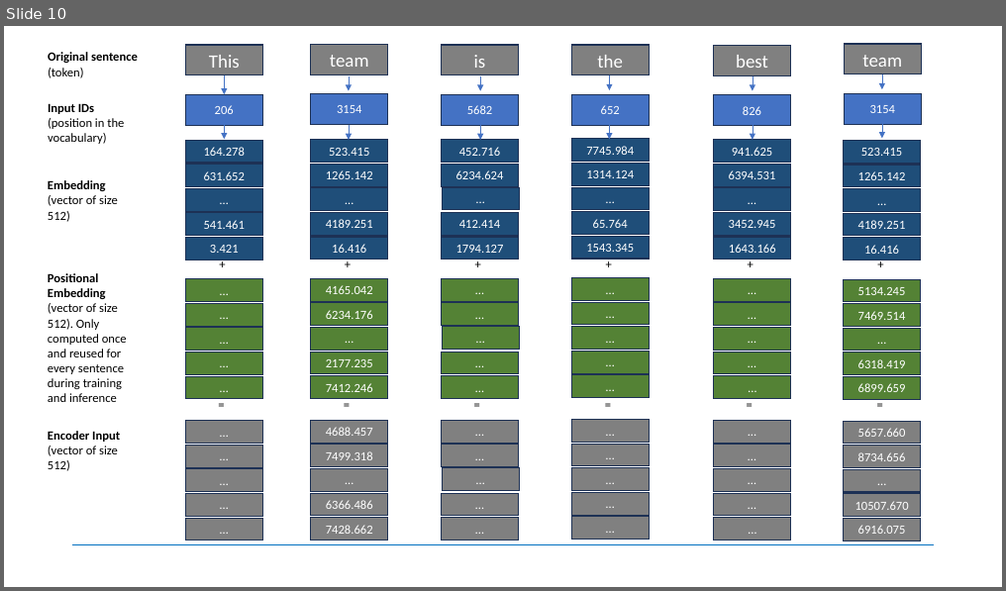
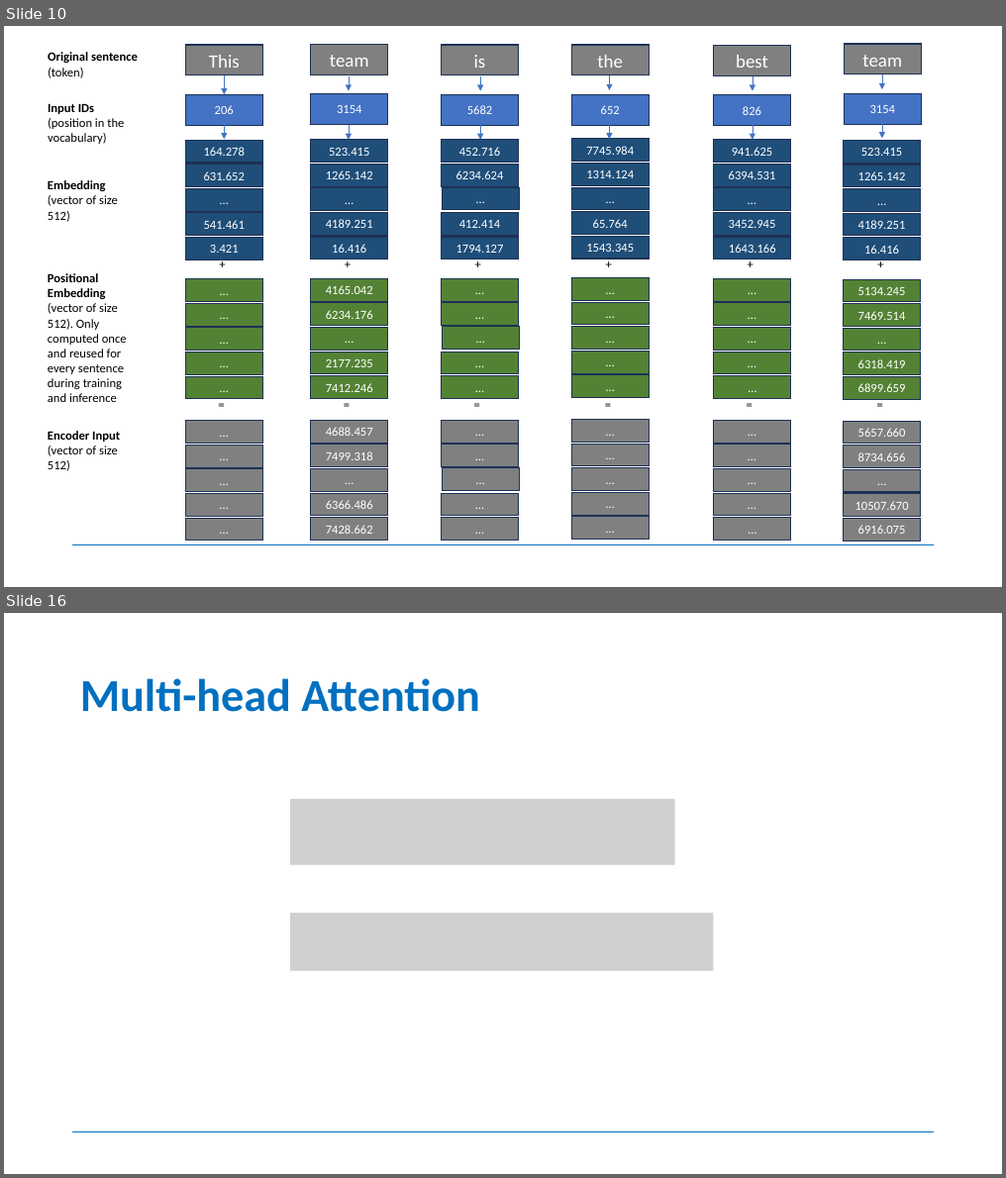
Before and after one commit to tanquangduong/transformer-master, a slide deck: presentation/Transfromer-LLM.pptx. Shown one above the other, each under a label of ours: slide 10 before the commit, slides 10 and 16 after it; the slides between them are not shown. The pictures are 1006x591 and 1006x1178 pixels, drawn with LibreOffice and Linux fonts; fonts in the diff are those of the drawing; grey boxes stand for pictures. Boxes give left, top, right and bottom in pixels: in the first picture for what was removed or moved away, otherwise in the second. Text is boxed around its words. In the diff, an @@ line names an element or a change of style, - is before the commit and + after.

```diff
--- a/presentation/Transfromer-LLM.pptx
+++ b/presentation/Transfromer-LLM.pptx
@@ slide 16 added at (4,613,1002,1174), background #FFFFFF; not listed: 1 template element that a slide beside it also shows @@
@@ title added at (80,678,480,712), 44 pt, text #0070C0, bold @@
+Multi-head Attention
@@ picture added at (290,799,675,865) @@
@@ picture added at (290,913,713,971) @@
```
Also in this commit, not shown: 1 slide changed, 7 other slides added.
